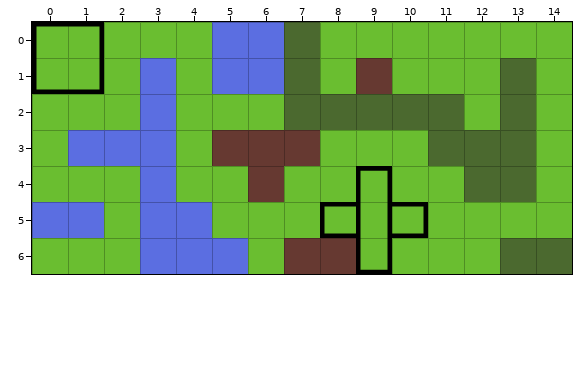
Tiled map: Assets/Map.tmx. Above: the version before the commit.
Cells are 128x128 px. Shown: x 0..14, y 0..6.
Now the later version:
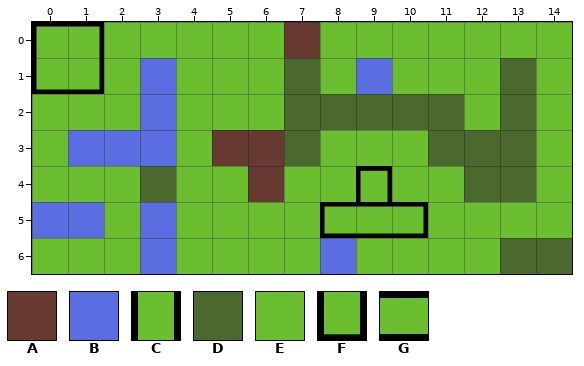
Key: from "Tileset": A 3, B 4, C 5, D 8, E 9, F 10, G 12.
_ is an empty cell.
Tiles replaced or removed in this view: A, B, C, D, F.
Changes in this commit:
Changed rows in their new state; . is an unchanged cell.
Layer "Kachelebene 1":
first column x 3:
0 ..EEA..
1 ..EE..B
3 ....D..
4 D......
5 .E....G
6 .EE.EBE
Pixel boxes of the changes (left, top, right, bottom) in both pictures:
changed: (212, 22, 320, 94)
changed: (356, 58, 392, 94)
changed: (284, 130, 320, 166)
changed: (140, 166, 248, 274)
changed: (284, 202, 392, 274)
